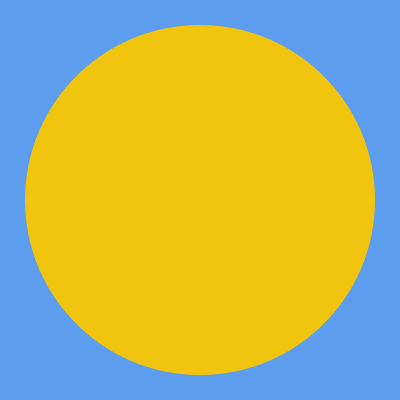
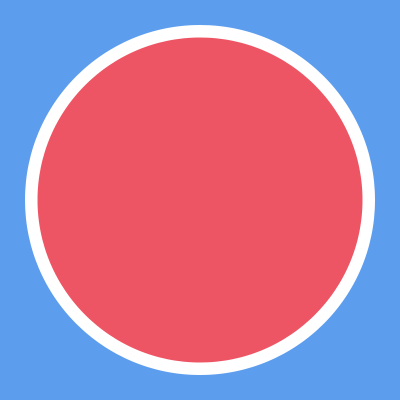
Layers edited between the first and the second 400 x 400 image:
painted on "Ellipse 1" over [25, 25, 375, 375]
